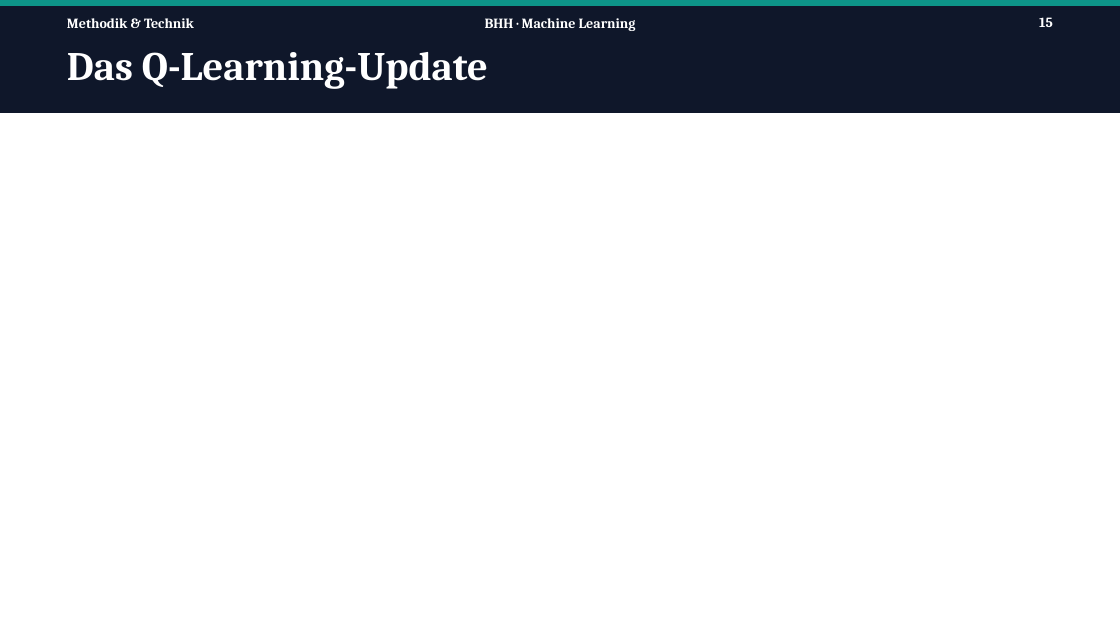
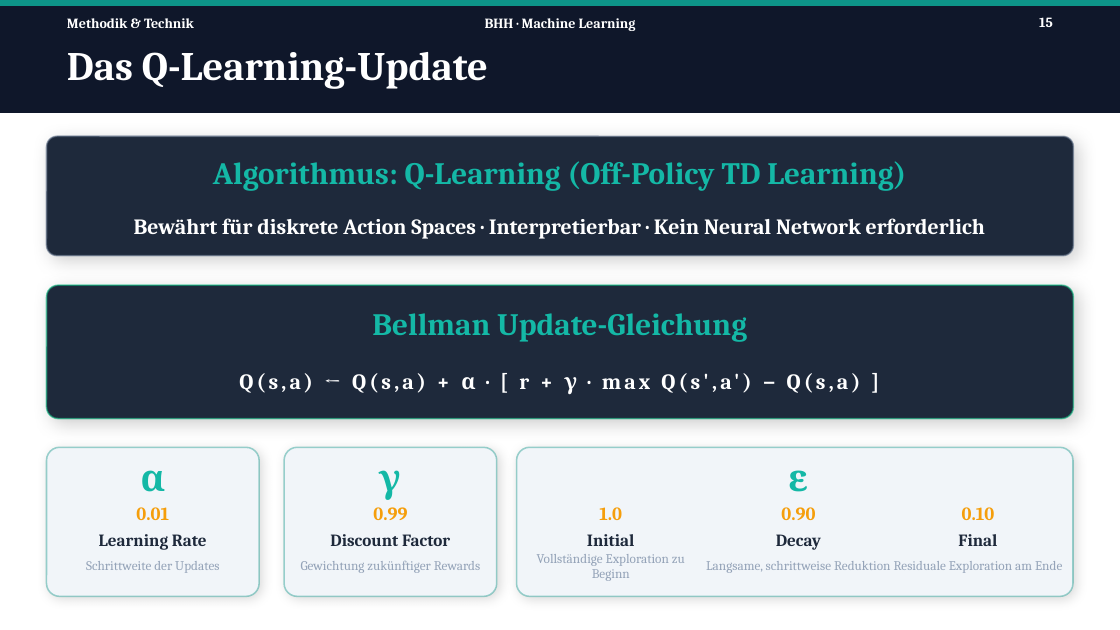
Before and after one commit to Tom-N-M/ml-blackjack, a slide deck: slide 15 of Präsi/PP_v2.pptx. Drawn at 1120x630 pixels with LibreOffice and Linux fonts; fonts in the diff are those of the drawing. Boxes give left, top, right and bottom in pixels: in the first picture for what was removed or moved away, otherwise in the second. Text is boxed around its words. In the diff, an @@ line names an element or a change of style, - is before the commit and + after.

Commit message:
Q-learning slide ref #16

```diff
--- a/Präsi/PP_v2.pptx
+++ b/Präsi/PP_v2.pptx
@@ rounded rectangle added at (47, 137, 1074, 256), fill #1E293B, outline #64748B 1 pt @@
@@ text added at (213, 161, 906, 191), 20 pt, text #14B8A6, bold @@
+Algorithmus: Q-Learning (Off-Policy TD Learning)
@@ text added at (134, 218, 985, 239), 14 pt, text #FFFFFF, bold @@
+Bewährt für diskrete Action Spaces · Interpretierbar · Kein Neural Network erforderlich
@@ rounded rectangle added at (47, 286, 1074, 419), fill #1E293B, outline #10B981 1 pt @@
@@ text added at (372, 313, 747, 342), 20 pt, text #14B8A6, bold @@
+Bellman Update-Gleichung
@@ text added at (239, 373, 861, 395), 14 pt, text #FFFFFF, bold @@
+Q(s,a) ← Q(s,a) + α · [ r + γ · max Q(s',a') − Q(s,a) ]
@@ rounded rectangle added at (47, 447, 260, 596), fill #F1F5F9, outline #0D9488 1 pt @@
@@ rounded rectangle added at (284, 447, 497, 596), fill #F1F5F9, outline #0D9488 1 pt @@
@@ rounded rectangle added at (516, 447, 1073, 596), fill #F1F5F9, outline #0D9488 1 pt @@
@@ text added at (141, 470, 165, 492), 24 pt, text #14B8A6, bold @@
+α
@@ text added at (380, 470, 401, 500), 24 pt, text #14B8A6, bold @@
+γ
@@ text added at (788, 470, 808, 492), 24 pt, text #14B8A6, bold @@
+ε
@@ text added at (136, 507, 169, 520), 12 pt, text #F59E0B, bold @@
+0.01
@@ text added at (373, 507, 407, 520), 12 pt, text #F59E0B, bold @@
+0.99
@@ text added at (599, 507, 622, 520), 12 pt, text #F59E0B, bold @@
+1.0
@@ text added at (781, 507, 815, 520), 12 pt, text #F59E0B, bold @@
+0.90
@@ text added at (962, 507, 995, 520), 12 pt, text #F59E0B, bold @@
+0.10
@@ text added at (99, 534, 207, 550), 11 pt, text #1E293B, bold @@
+Learning Rate
@@ text added at (330, 534, 450, 546), 11 pt, text #1E293B, bold @@
+Discount Factor
@@ text added at (587, 534, 635, 546), 11 pt, text #1E293B, bold @@
+Initial
@@ text added at (776, 534, 821, 550), 11 pt, text #1E293B, bold @@
+Decay
@@ text added at (958, 534, 997, 546), 11 pt, text #1E293B, bold @@
+Final
@@ text added at (86, 561, 219, 573), 8.5 pt, text #94A3B8 @@
+Schrittweite der Updates
@@ text added at (301, 561, 480, 573), 8.5 pt, text #94A3B8 @@
+Gewichtung zukünftiger Rewards
@@ text added at (537, 554, 685, 581), 8.5 pt, text #94A3B8 @@
+Vollständige Exploration zu Beginn
@@ text added at (706, 561, 891, 573), 8.5 pt, text #94A3B8 @@
+Langsame, schrittweise Reduktion
@@ text added at (894, 561, 1062, 573), 8.5 pt, text #94A3B8 @@
+Residuale Exploration am Ende
```
Also in this commit, not shown: 4 other slides changed.
